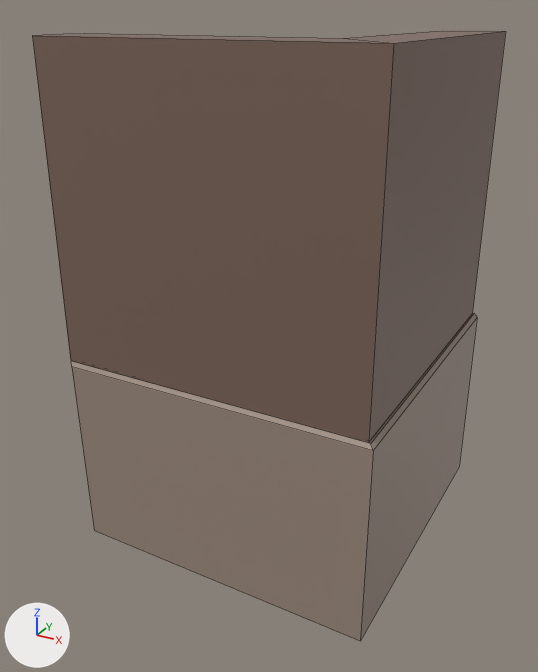
An edit to the FBX model Assets/Models/pared_esq_inf_der.fbx, drawn before and after from the same camera.
The view is the same before and after, from a 50 mm camera at (1.46, -2.69, 2.08) aimed at (0.1, -0.23, 0.85). Arrows for +X, +Y and +Z are at lower left; the lights stay in place. Mesh edges are drawn as thin lines. Where no turn or scale is listed for an object, it has been applied to the vertices. Vertices at the same position are counted once.

Objects in the first picture: 'pared_esq__base', 'pared_esq__zocalo4'.
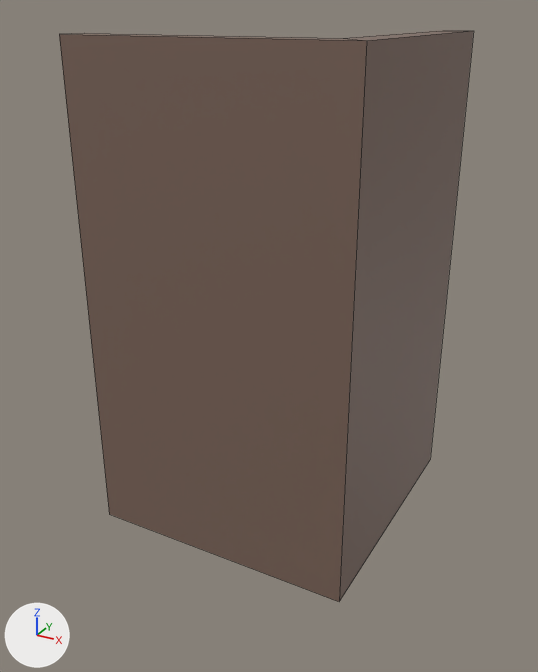
Boxes [x1, y1, x2, y2] around the edits, measured in the pictures (538 x 672 px):
'pared_esq__base', reshaped (12% narrower, 39% taller): before [32, 30, 506, 442]; after [59, 30, 474, 602]
'pared_esq__zocalo4', deleted (brown): before [71, 313, 477, 641]

The change in detail:
me_mesh has 12 vertices, 6 faces and spans x -0.5..0.75, y -0.75..0.5, z 0.817..2.0.
me_mesh is used by ob_pared_esq__base; location (0.0, 0.0, 0.0).
Verts and faces of me_mesh; kept vertices keep their numbers, new ones are numbered from 12.
Before the commit, vertices of me_mesh: 4 (-0.5, -0.75, 2.0) at pixel (32, 35), 5 (0.75, -0.75, 2.0) at pixel (393, 43), 8 (0.75, 0.5, 2.0) at pixel (505, 31), 9 (-0.5, -0.75, 0.817) at pixel (70, 360), 10 (0.75, -0.75, 0.817) at pixel (368, 442).
Before the commit, vertices of me_mesh: 11 (0.75, 0.5, 0.817) at pixel (472, 313).
Part 1, on me_mesh:
Vertices deleted: 9, 10, 11 (with the faces that use them).
Vertex 4 moves to (-0.5, -0.625, 2.0), pixel (59, 34).
Vertex 5 moves to (0.625, -0.625, 2.0), pixel (366, 40).
Vertex 8 moves to (0.625, 0.5, 2.0), pixel (473, 30).
New vertices 12, 13, 14 stand at vertices 4, 5, 8, in that order, plus (0.0, 0.0, -2.0).
New faces: (4, 12, 13, 5), (5, 13, 14, 8).
Object 'pared_esq__zocalo4' (ob_pared_esq__zocalo4) is deleted.
